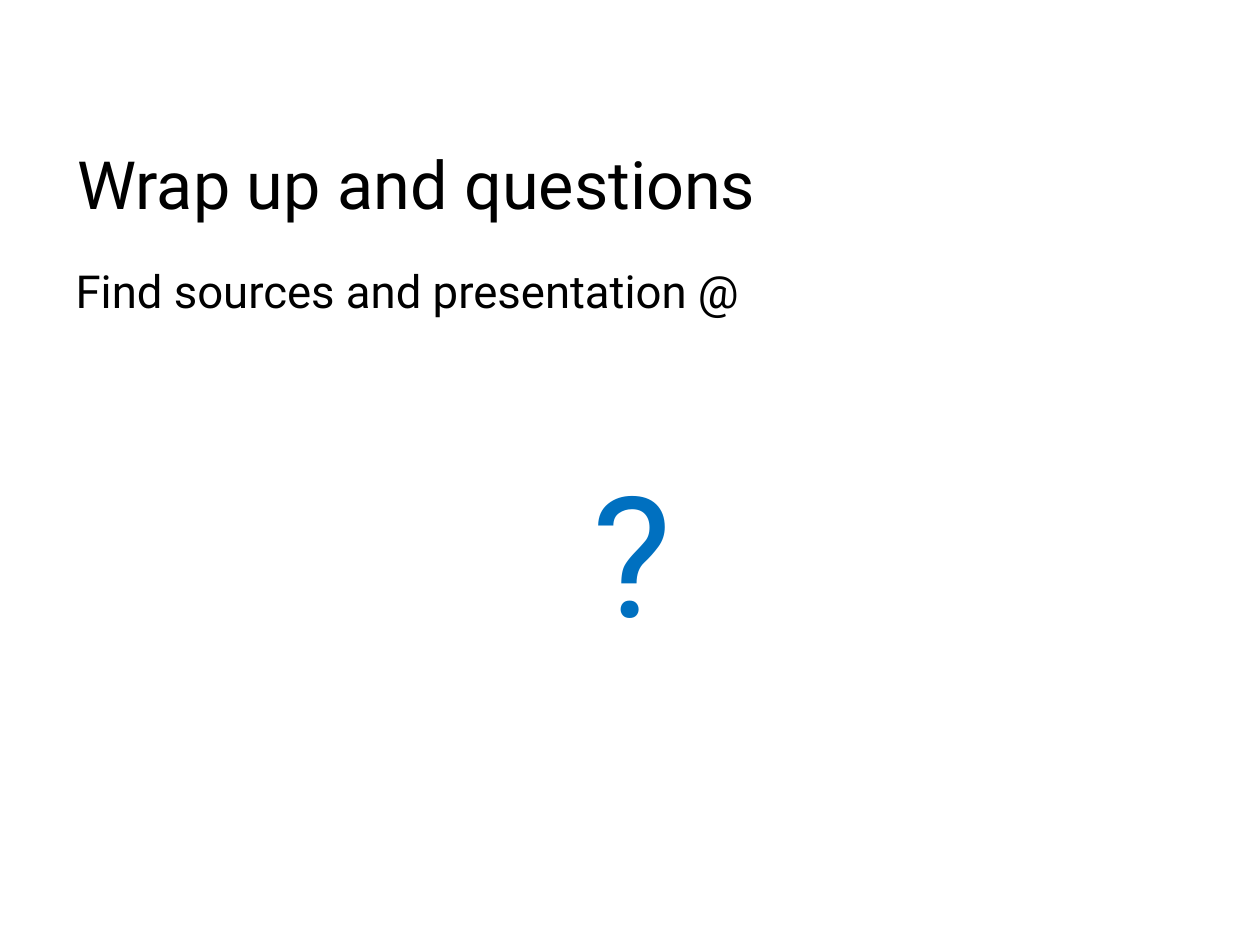
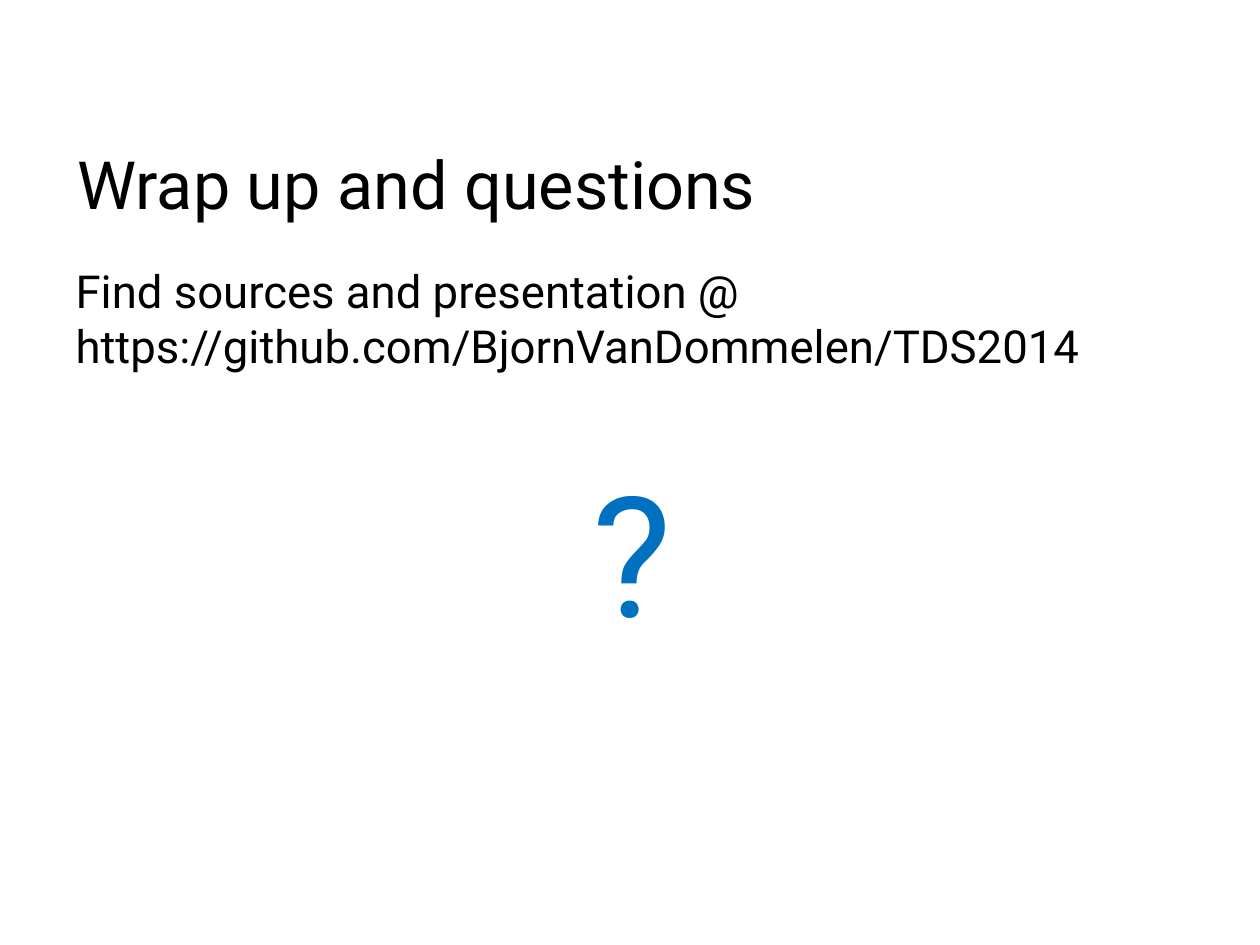
Before and after one commit to BjornVanDommelen/TDS2014, a slide deck: slide 10 of Presentation.pptx. Drawn at 1260x945 pixels with LibreOffice and Linux fonts; fonts in the diff are those of the drawing; background and template pictures are left out. Boxes give left, top, right and bottom in pixels: in the first picture for what was removed or moved away, otherwise in the second. Text is boxed around its words. In the diff, an @@ line names an element or a change of style, - is before the commit and + after.

Commit message:
Presentation update

```diff
--- a/Presentation.pptx
+++ b/Presentation.pptx
@@ text at (76,274,1079,373): text changed @@
-Find sources and presentation @
+Find sources and presentation @ https://github.com/BjornVanDommelen/TDS2014
```
